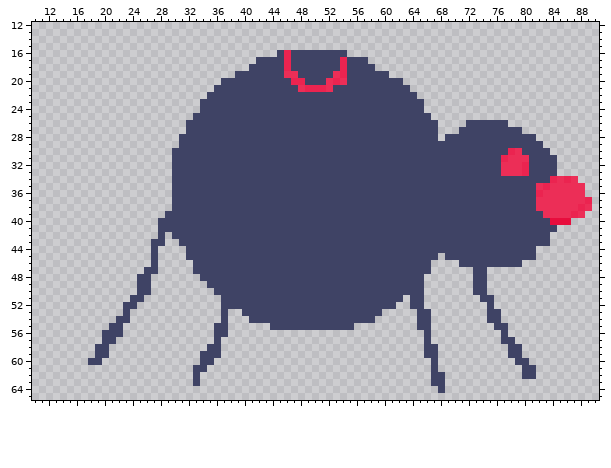
Sprite sheet -- Spider.gmx/sprites/images/sprPlayer_8.png. This is how it looked before the edit.
The file is 96x77 pixels. Pixels under 10% opacity are left out. Colours within 5 levels of each other are drawn and written as one. Shown: x 10..90, y 12..65.
Once edited:
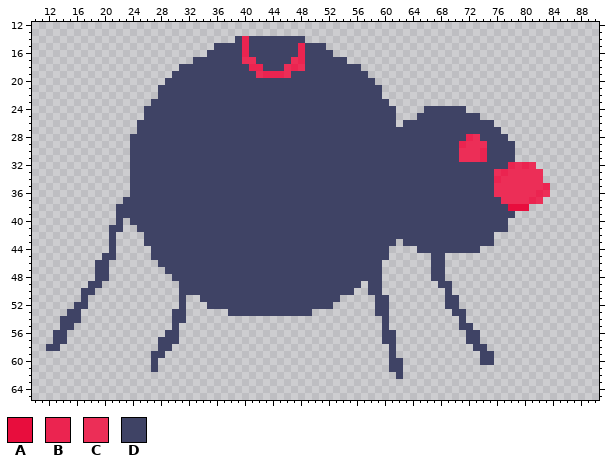
Palette (. is transparent): A #e80d3d  B #eb2450  C #ec2e57  D #3f4365
What changed:
Changed rows in their new state; - is an unchanged pixel.
first column x 12:
14 ---------------------------DBDDDDDDDD-----------------------------------------
15 ------------------------DDDDBDDDDDDDBDDD--------------------------------------
16 -----------------------DDDDDBDDDD-D-B----..-----------------------------------
17 ---------------------DDDDDDDCC----DCB-----D...--------------------------------
18 -------------------DDDDDDDDDDBB---CBC-----D--..-------------------------------
19 ------------------DDDDDDDDD---CBBB-D-----DD---...-----------------------------
20 -----------------DDDDDDDD----------DD---DDD----....---------------------------
21 ----------------DDDDDDDD------------DDDDD-------....--------------------------
22 ----------------DDDDDDD-------------------------.....-------------------------
23 ---------------DDDDDDD---------------------------.....------------------------
24 --------------DDDDDDDD----------------------------....DDDDDD------------------
25 --------------DDDDDDD-----------------------------...--DDDDDDD----------------
26 -------------DDDDDDD------------------------------.-----DDDD----..------------
27 -------------DDDDDDD------------------------------------DDD------...----------
28 ------------DDDDDDD-------------------------------------D---BC----....--------
29 ------------DDDDDDD----------------------------------------BCCC----....-------
30 ------------DDDDDD-----------------------------------------CCCB---D.....------
31 ------------DDDDDD-----------------------------------------CCCB--DD......-----
32 ------------DDDDDD-----------------------------------------------DB--C...-----
33 ------------DDDDDD----------------------------------------------CB--CCC..-----
34 ------------DDDDDD----------------------------------------------BCCCCCC.....--
35 ------------DDDDDD----------------------------------------------CCCCCC--.....-
36 ------------DDDDDD----------------------------------------------CCCCCC--.....-
37 -----------DDDDDDD-----------------------------------------------CCCCB-.......
38 ----------DDDDDDDD------------------------------------------------AAA.........
39 ----------DDDDDDD--------------------------------------------------..........-
40 ----------D-DDDD--------------------------------------------------.........---
41 ---------DD--DDD--------------------------------------------------.......-----
42 ---------D----DD-D----------------------------------------------........------
43 ---------D----D--DD-------------------------------.-------------........------
44 ---------D------DDDD-----------------------------....---------........--------
45 --------DD------DDDD-----------------------------......-D.............--------
46 -------DD------.DDDDD---------------------------.......DD--.........----------
47 -------DD-----..-DDDD---------------------------.......DD----..---------------
48 -------DD----..---DDDD--------------------------......-DD----..---------------
49 ------DD-----..----DDDD----------------------.--......--DD---..---------------
50 -----DD------..----DDDDD--------------------..--......---D---..---------------
51 -----D------..-----D--DDD-----------------.....--..-..---DD---..--------------
52 ----DD-----..------D---DD----------------......--.--..---DD----.--------------
53 ---DD------.------DD-----.DD----------.........-D----..---DD---..-------------
54 --DDD-----..------DD-----.---..................-D----..----D---..-------------
55 --DD-----..-------D-----..------............----D----..----DD---..------------
56 -DD-----...------DD-----..----------------------DD----.-----DD---.------------
57 -DD-----..------DDD-----.-----------------------DD----.-----DD---..-----------
58 DD-----..-------DD-----..------------------------D----..-----DD---..----------
59 -------..------DD-----...------------------------D----..------DD--..----------
60 ------..-------D------..-------------------------DD----.------DD---..---------
61 ---------------D-----..--------------------------DD----.------------..--------
62 ---------------------.----------------------------D----..-----------..--------
63 ---------------------.---------------------------------..---------------------
64 --------------------------------------------------------.---------------------
Pixel boxes of the changes (left, top, right, bottom) in both pictures:
changed: (46, 36, 592, 393)
